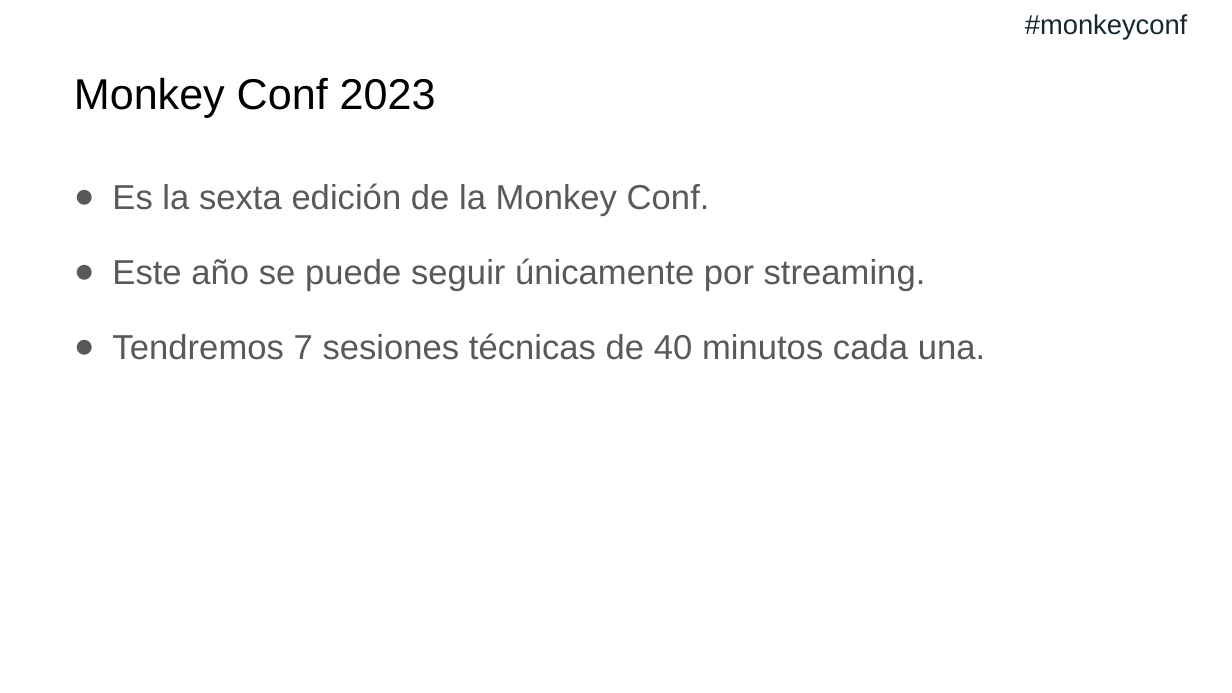
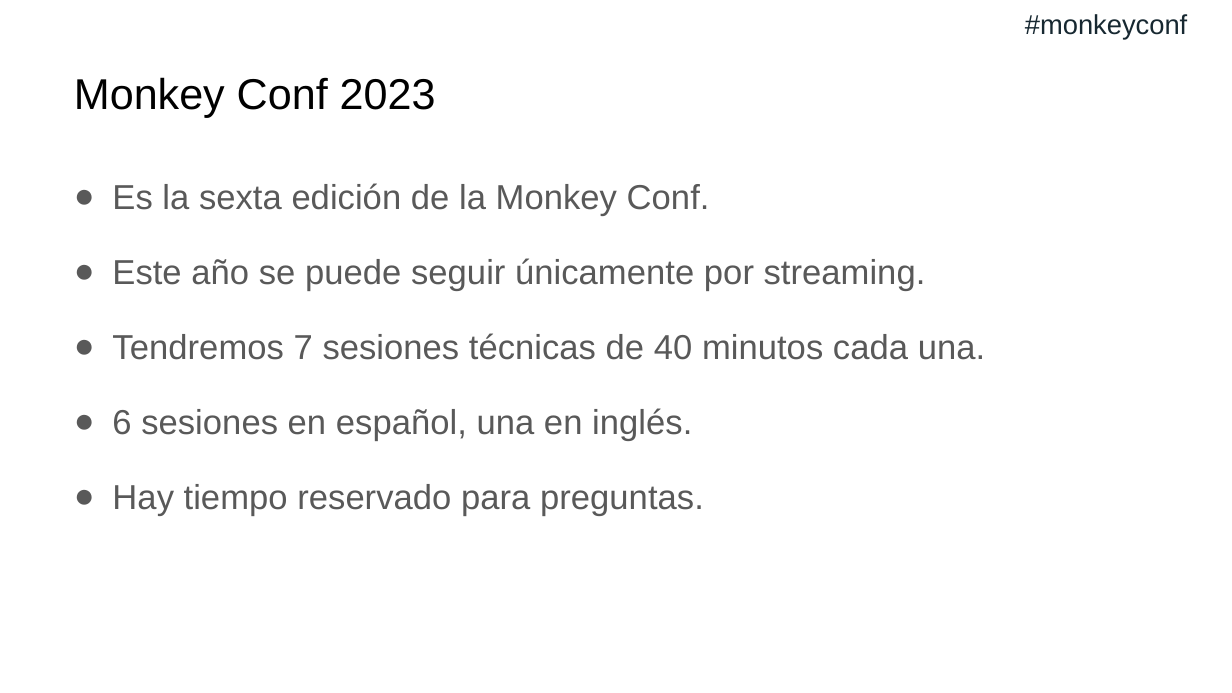
Before and after one commit to jsuarezruiz/MonkeyConf2023, a slide deck: slide 3 of sessions/01. Keynote/monkeyconf-keynote.pptx. Drawn at 1232x693 pixels with LibreOffice and Linux fonts; fonts in the diff are those of the drawing. Boxes give left, top, right and bottom in pixels: in the first picture for what was removed or moved away, otherwise in the second. Text is boxed around its words. In the diff, an @@ line names an element or a change of style, - is before the commit and + after.

Commit message:
Updated slides

```diff
--- a/sessions/01. Keynote/monkeyconf-keynote.pptx
+++ b/sessions/01. Keynote/monkeyconf-keynote.pptx
@@ text at bbox=[112, 408, 704, 516]: paragraphs added @@
+● 6 sesiones en español, una en inglés.
+● Hay tiempo reservado para preguntas.
```
Also in this commit, not shown: 1 other slide changed, 1 other file.
